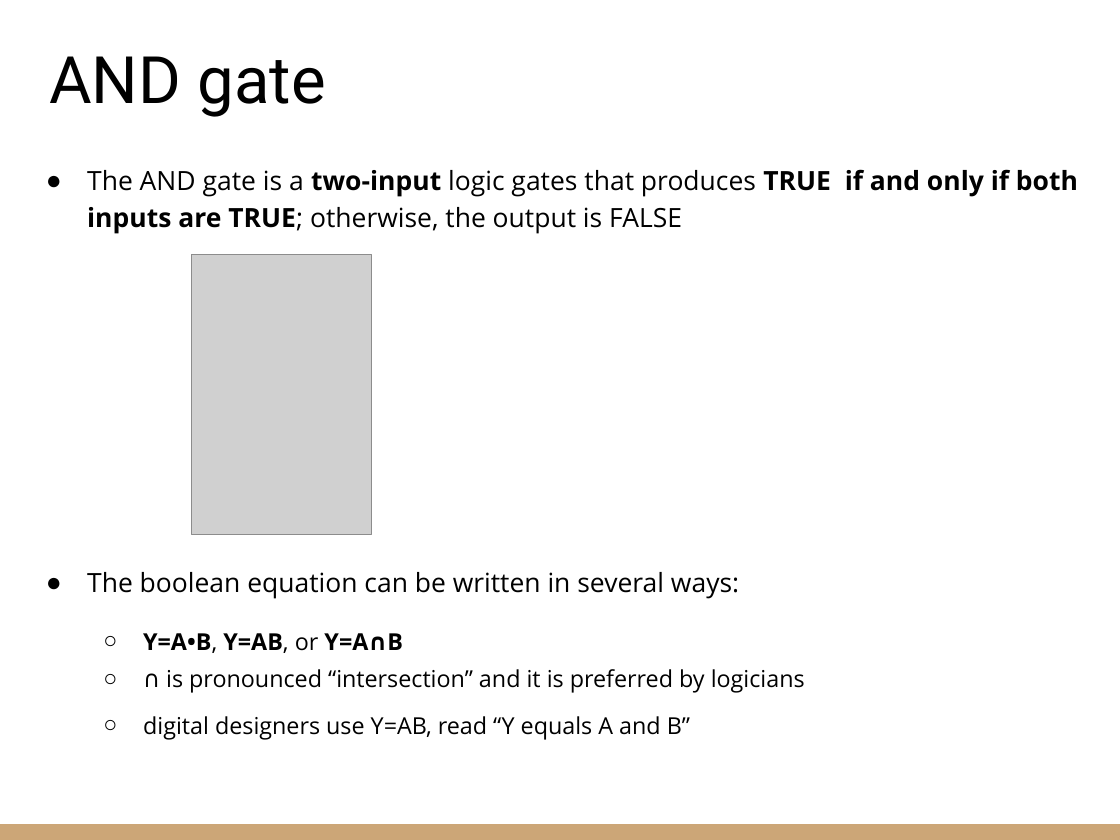
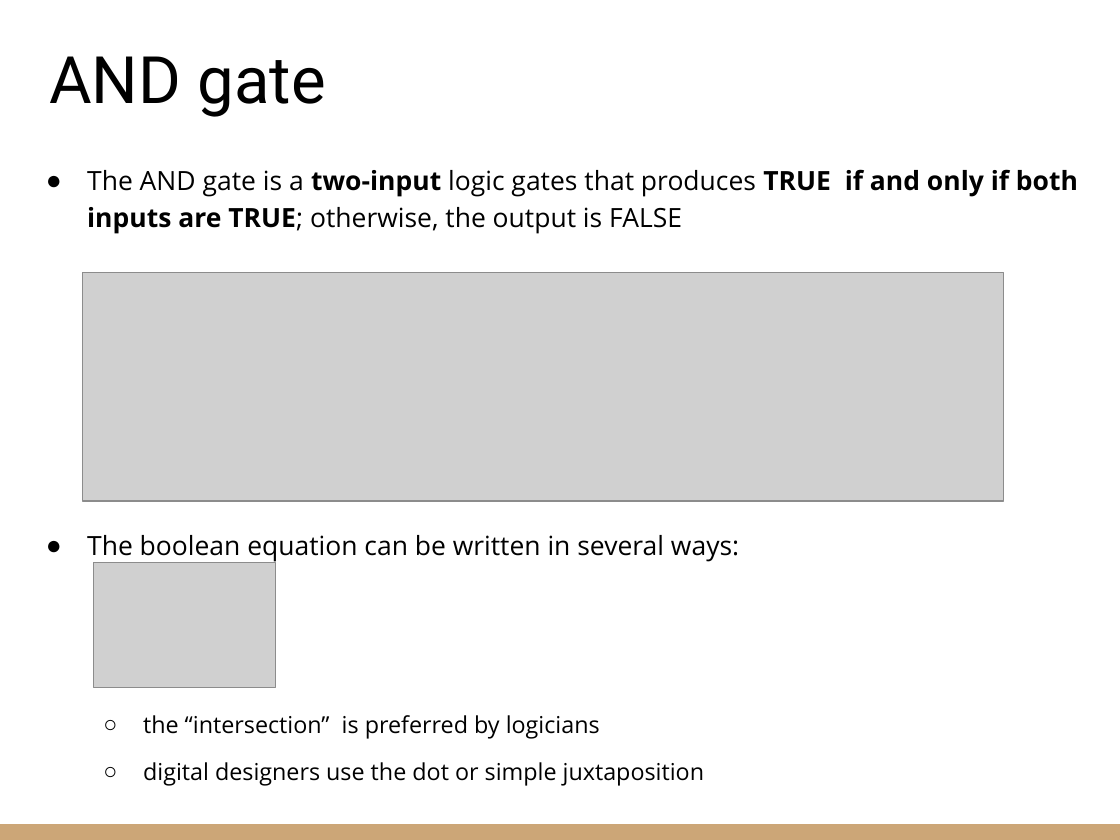
Before and after one commit to riccardoberta/esd, a slide deck: slide 6 of 03 - Logic Gates and Circuits/slides.pptx. Drawn at 1120x840 pixels with LibreOffice and Linux fonts; fonts in the diff are those of the drawing; grey boxes stand for pictures. Boxes give left, top, right and bottom in pixels: in the first picture for what was removed or moved away, otherwise in the second. Text is boxed around its words. In the diff, an @@ line names an element or a change of style, - is before the commit and + after.

Commit message:
Logic gates and circuits

```diff
--- a/03 - Logic Gates and Circuits/slides.pptx
+++ b/03 - Logic Gates and Circuits/slides.pptx
@@ picture removed at (x1=192, y1=254, x2=372, y2=534) @@
@@ picture added at (x1=83, y1=272, x2=1004, y2=501) @@
@@ picture added at (x1=93, y1=563, x2=274, y2=688) @@
@@ text at (x1=143, y1=715, x2=704, y2=786): text changed @@
-  ○ Y=A•B, Y=AB, or Y=A∩B
-  ○ ∩ is pronounced “intersection” and it is preferred by logicians
-  ○ digital designers use Y=AB, read “Y equals A and B”
+  ○ the “intersection” is preferred by logicians
+  ○ digital designers use the dot or simple juxtaposition
```
Also in this commit, not shown: 10 other slides changed, 3 slides removed, 5 other files.
